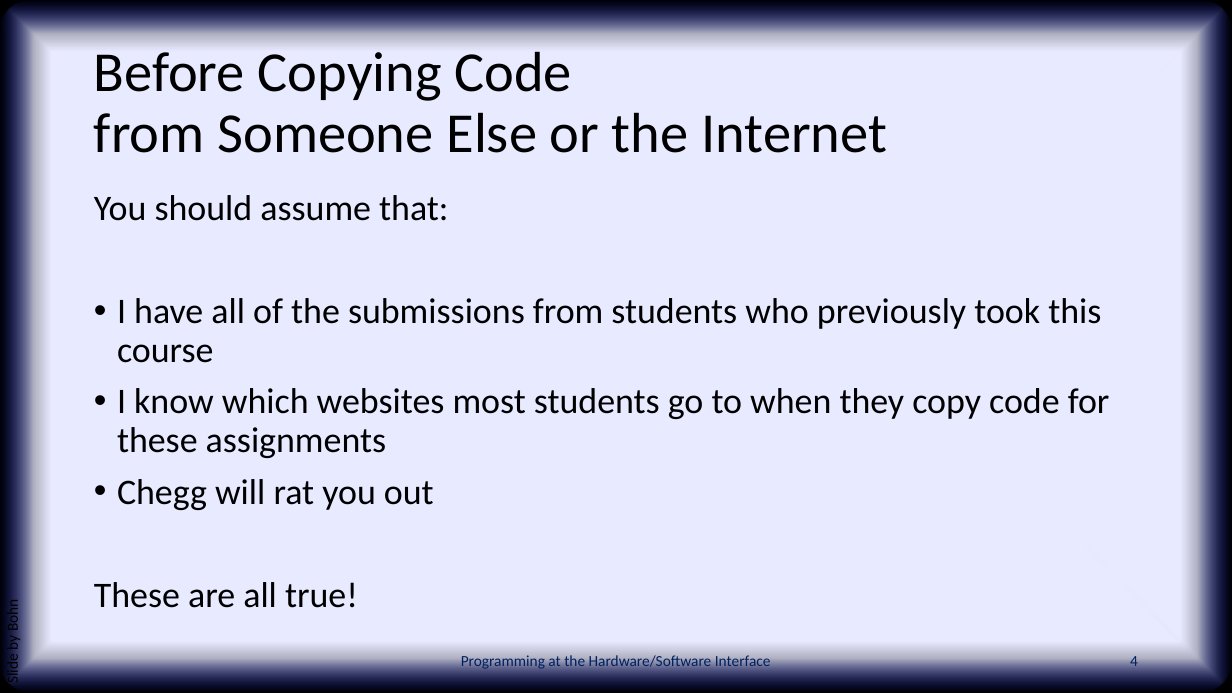
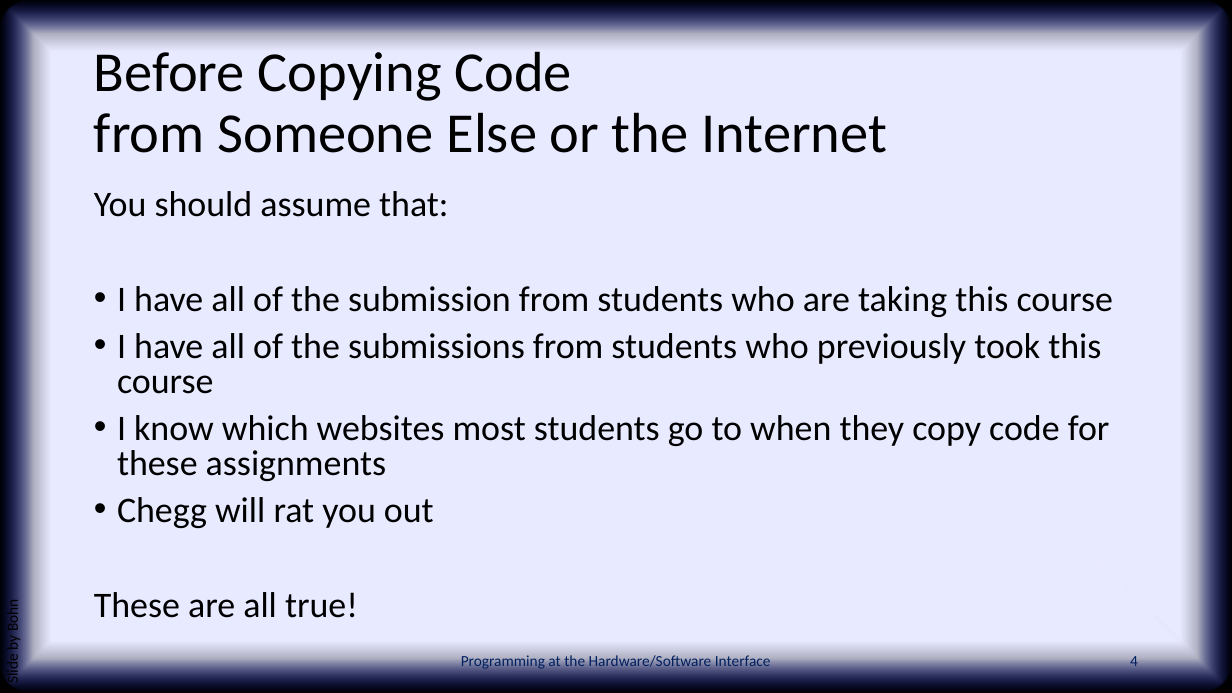
Before and after one commit to PHSI-supplements/slides, a slide deck: slide 4 of chap01.pptx. Drawn at 1232x693 pixels with LibreOffice and Linux fonts; fonts in the diff are those of the drawing; background and template pictures are left out. Boxes give left, top, right and bottom in pixels: in the first picture for what was removed or moved away, otherwise in the second. Text is boxed around its words. In the diff, an @@ line names an element or a change of style, - is before the commit and + after.

```diff
--- a/chap01.pptx
+++ b/chap01.pptx
@@ text at (94,191,1110,618): line spacing 0.9 to 0.8 @@
@@ text at (117,286,1113,317): paragraph added @@
+• I have all of the submission from students who are taking this course
```
Also in this commit, not shown: 1 other slide changed, 3 other files.
